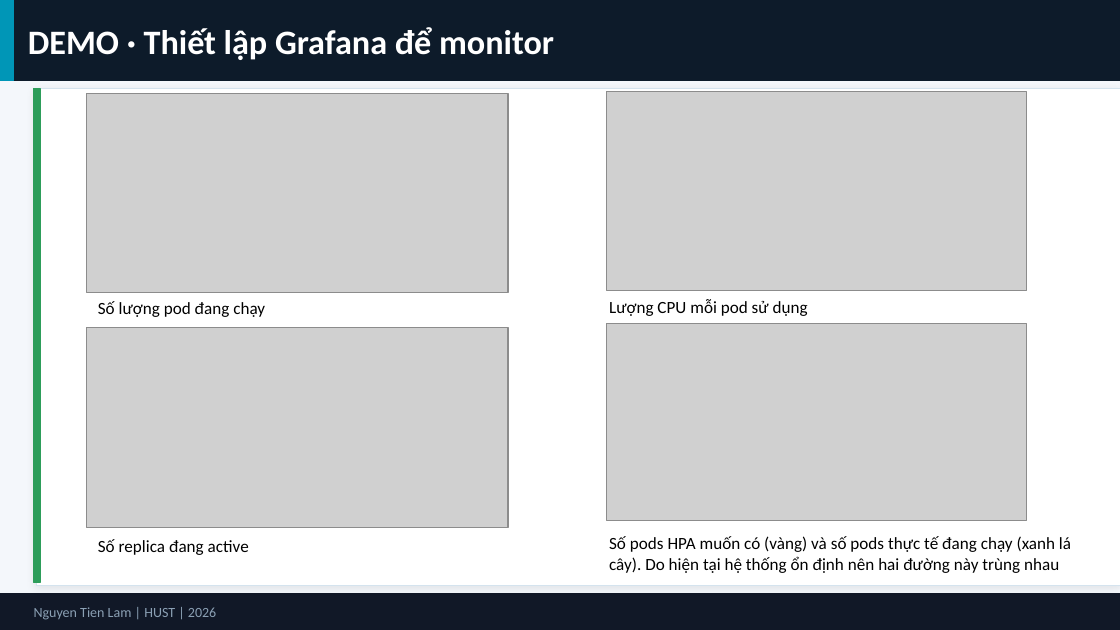
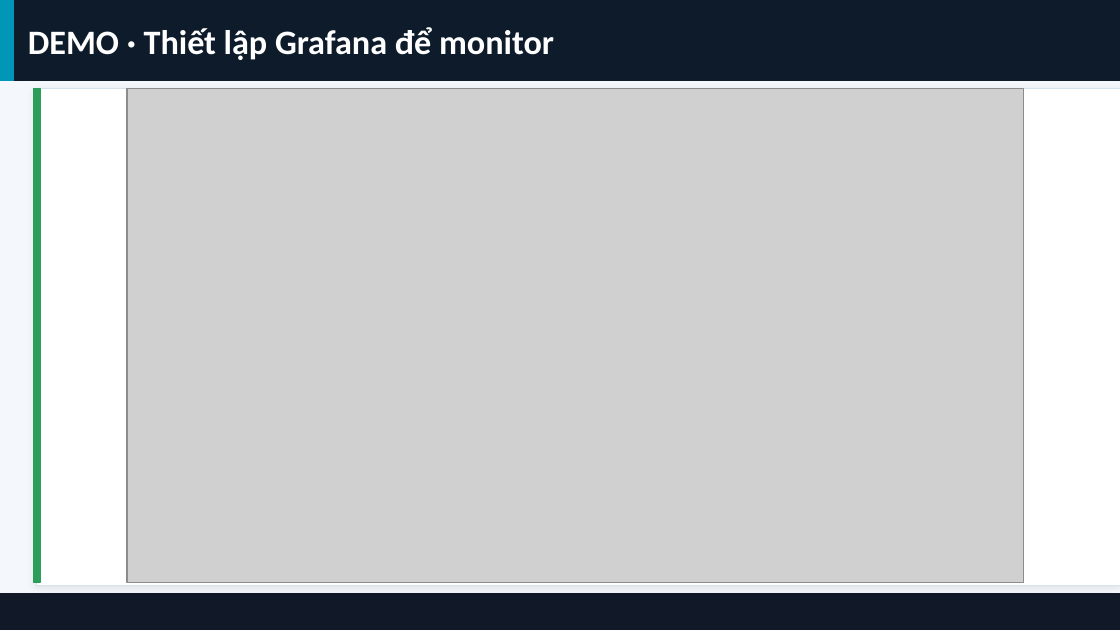
Before and after one commit to tienlamict/edos-demo, a slide deck: slide 15 of report/edos_slide.pptx. Drawn at 1120x630 pixels with LibreOffice and Linux fonts; fonts in the diff are those of the drawing; grey boxes stand for pictures. Boxes give left, top, right and bottom in pixels: in the first picture for what was removed or moved away, otherwise in the second. Text is boxed around its words. In the diff, an @@ line names an element or a change of style, - is before the commit and + after.

```diff
--- a/report/edos_slide.pptx
+++ b/report/edos_slide.pptx
@@ picture added at box(127, 88, 1024, 582) @@
@@ picture removed at box(87, 94, 508, 292) @@
@@ picture removed at box(607, 92, 1027, 290) @@
@@ text removed at box(609, 299, 808, 316) @@
-Lượng CPU mỗi pod sử dụng
@@ picture removed at box(87, 328, 508, 528) @@
@@ text removed at box(98, 301, 265, 317) @@
-Số lượng pod đang chạy
@@ picture removed at box(607, 324, 1027, 521) @@
@@ text removed at box(98, 539, 249, 555) @@
-Số replica đang active
@@ text removed at box(609, 536, 1071, 573) @@
-Số pods HPA muốn có (vàng) và số pods thực tế đang chạy (xanh lá cây). Do hiện tại hệ thống ổn định nên hai đường này trùng nhau
@@ text removed at box(34, 607, 216, 620) @@
-Nguyen Tien Lam | HUST | 2026
```
Also in this commit, not shown: 4 other slides changed, 1 slide removed.
